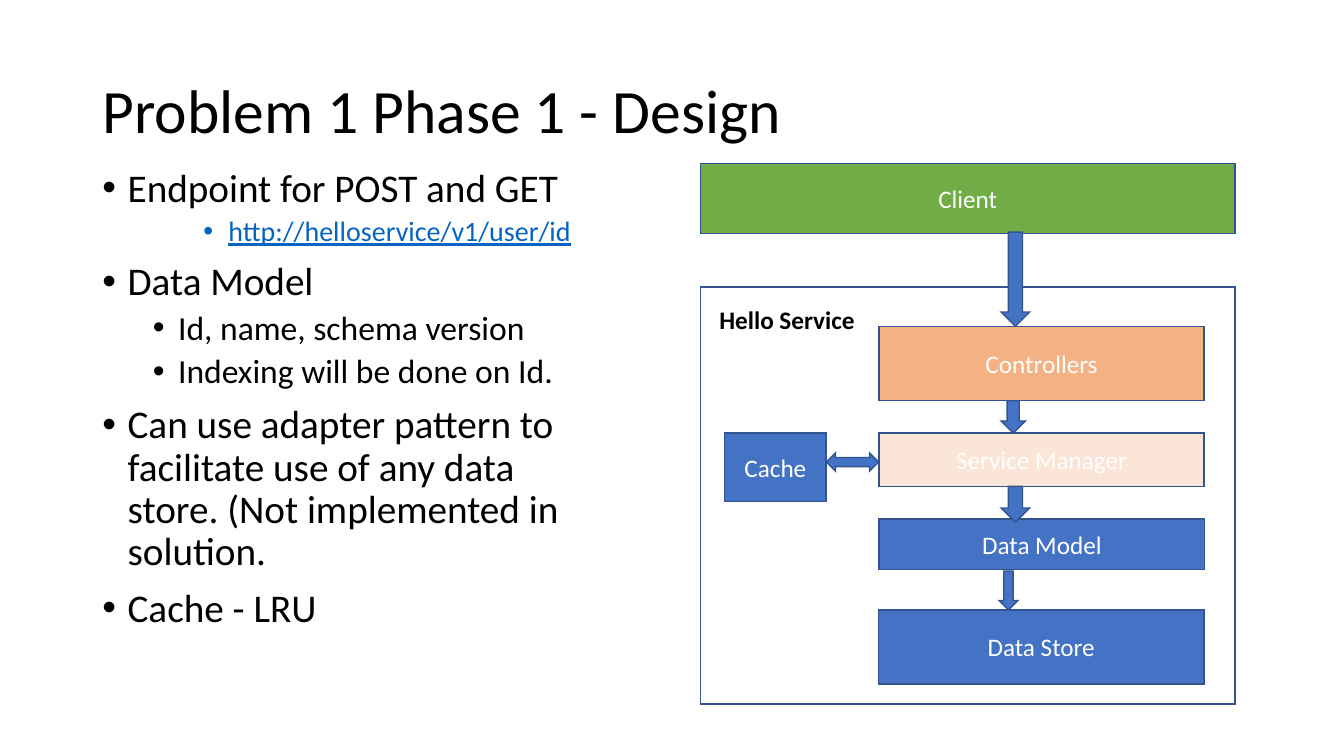
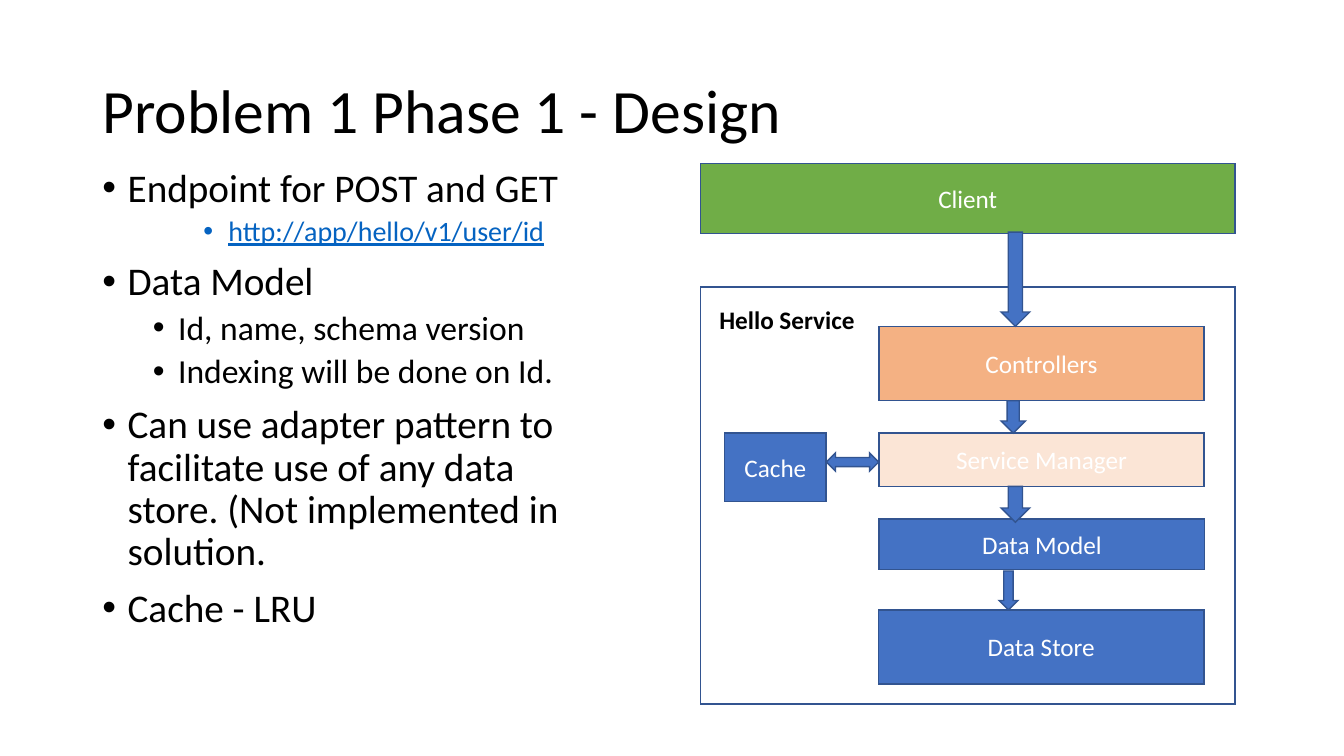
Before and after one commit to ajayksri/hellogene, a slide deck: slide 5 of docs/hello_service.pptx. Drawn at 1344x756 pixels with LibreOffice and Linux fonts; fonts in the diff are those of the drawing. Boxes give left, top, right and bottom in pixels: in the first picture for what was removed or moved away, otherwise in the second. Text is boxed around its words. In the diff, an @@ line names an element or a change of style, - is before the commit and + after.

```diff
--- a/docs/hello_service.pptx
+++ b/docs/hello_service.pptx
@@ text at [228,221,543,246]: text changed @@
-    • http://helloservice/v1/user/id
+    • http://app/hello/v1/user/id
```
Also in this commit, not shown: 14 other files.
